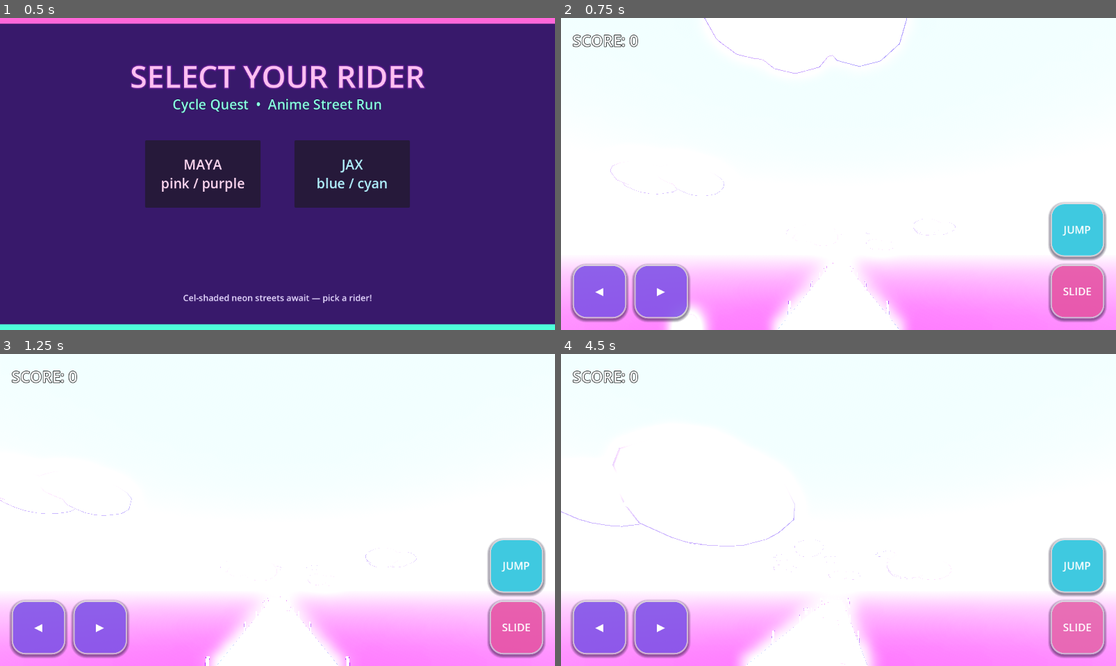
Above: before the commit, frames 1-4 (two rows, left to right).
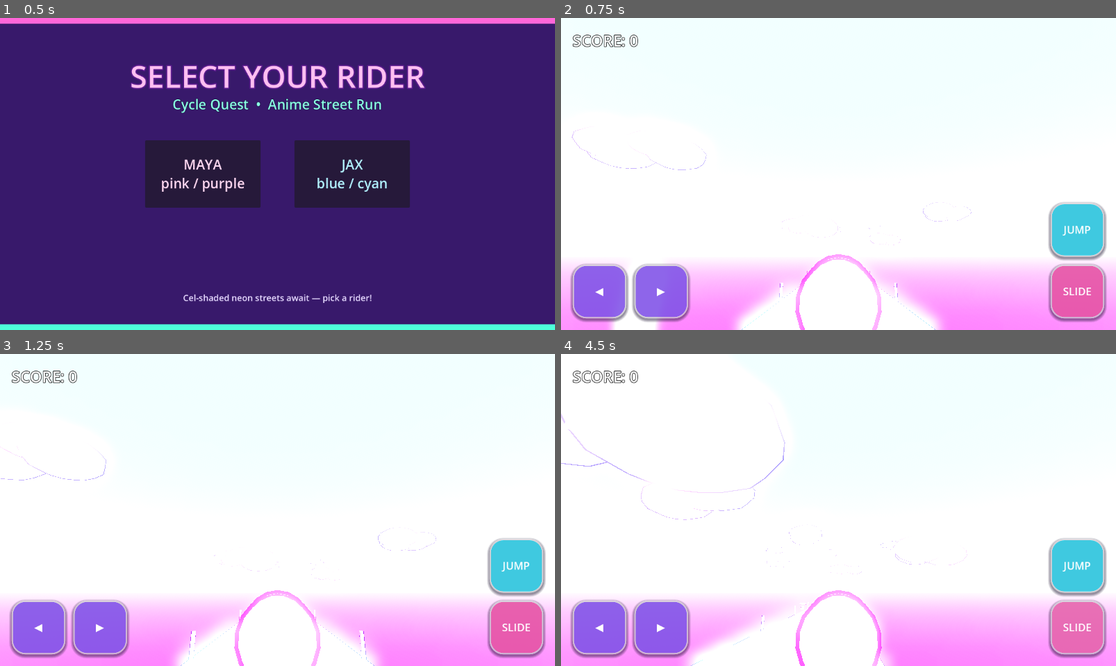
Above: after the commit, the same moments.

Repository: Nouh-jpg/CYCLE-QUEST
Game: Godot game, scene res://scenes/CharacterSelection.tscn
Two runs of this game, one before a commit and one after it. Both use one fixed random seed, a clock stepped at 60 frames per second and the inputs below.
Inputs:
- Up to frame 1 (0.5 s): no input
- Up to frame 2 (0.75 s): click "MAYA pink / purple" at 0.5 s
- Up to frame 3 (1.25 s): no input
- Up to frame 4 (4.5 s): click "◀" at 1.25 s; click "▶" at 2 s; click "JUMP" at 2.75 s; click "SLIDE" at 3.5 s; hold D (ui_right) from 4.28 s (still down)

Frame 1 is identical in both runs. In frame 2, 4.3% of the frame differs, in the area x 1-74%, y 0-100%; in frame 3, 3.0%; in frame 4, 3.5%.

Commit message:
Make rider clearly visible in chase camera
Bring camera closer/lower, scale anime rider+bike 1.55x with brighter
emission, keep glowing fallback capsule, and add rear hair silhouette
readable from the behind chase view.

Diff:
--- a/scenes/Main.tscn
+++ b/scenes/Main.tscn
@@ -96,9 +96,9 @@
 shape = SubResource("CapsuleShape_Player")
 
 [node name="Camera3D" type="Camera3D" parent="Player"]
-transform = Transform3D(1, 0, 0, 0, 0.939693, -0.34202, 0, 0.34202, 0.939693, 0, 5.5, 9)
+transform = Transform3D(1, 0, 0, 0, 0.947, -0.321, 0, 0.321, 0.947, 0, 3.2, 6.5)
 current = true
-fov = 70.0
+fov = 65.0
 
 [node name="Chaser" parent="." instance=ExtResource("3_chaser")]
 transform = Transform3D(1, 0, 0, 0, 1, 0, 0, 0, 1, 0, 0, 18)
--- a/scripts/Player.gd
+++ b/scripts/Player.gd
@@ -7,6 +7,7 @@
 const JUMP_FORCE := 8.0
 const GRAVITY := 20.0
 const SPEED_LINE_THRESHOLD := 20.0
+const VISUAL_SCALE := 1.55
 
 var target_lane := 0 # -1 Left, 0 Center, 1 Right
 var is_jumping := false
@@ -35,17 +36,20 @@
 		return
 	_visuals_applied = true
 
-	# Build anime rider + bike under Visual; hide greybox only after meshes exist.
+	# Bright fallback capsule stays visible as underglow so the rider never vanishes.
 	if mesh_instance:
 		var fallback := StandardMaterial3D.new()
-		fallback.albedo_color = Color(1.0, 0.45, 0.85)
+		fallback.albedo_color = Color(1.0, 0.55, 0.95)
 		fallback.emission_enabled = true
-		fallback.emission = Color(1.0, 0.45, 0.85)
-		fallback.emission_energy_multiplier = 0.25
+		fallback.emission = Color(1.0, 0.55, 0.95)
+		fallback.emission_energy_multiplier = 0.85
 		mesh_instance.material_override = fallback
+		mesh_instance.scale = Vector3(0.85, 0.85, 0.85)
+		mesh_instance.visible = true
 
 	visual_root = Node3D.new()
 	visual_root.name = "Visual"
+	visual_root.scale = Vector3(VISUAL_SCALE, VISUAL_SCALE, VISUAL_SCALE)
 	add_child(visual_root)
 
 	var is_maya := GameManager.selected_character == "Maya"
@@ -56,65 +60,108 @@
 	var bike_accent: Color = StyleKit.PALETTE["maya_bike_accent"] if is_maya else StyleKit.PALETTE["jax_bike_accent"]
 	var iris: Color = StyleKit.PALETTE["eye_iris_maya"] if is_maya else StyleKit.PALETTE["eye_iris_jax"]
 
-	# Body
-	_add_mesh(visual_root, _capsule(0.38, 1.15), Vector3(0, 0.95, 0), skin, {"outline_width": 0.04})
-
-	# Oversized anime eyes (white + iris + pupil)
+	# Body — brighter so silhouette reads on purple road
+	_add_mesh(visual_root, _capsule(0.42, 1.25), Vector3(0, 0.95, 0), skin, {
+		"outline_width": 0.045, "emission_strength": 0.35, "emission_color": skin, "base_glow": 0.25
+	})
+
+	# Bright face plate on -Z (front); still readable as color mass from sides
+	_add_mesh(visual_root, _box(Vector3(0.55, 0.45, 0.12)), Vector3(0, 1.35, -0.28), skin, {
+		"outline_width": 0.03, "emission_strength": 0.55, "emission_color": skin, "base_glow": 0.2
+	})
+
+	# Oversized anime eyes (white + iris + pupil) facing -Z (forward)
 	for side in [-1, 1]:
 		var eye_anchor := Node3D.new()
-		eye_anchor.position = Vector3(side * 0.22, 1.35, -0.32)
+		eye_anchor.position = Vector3(side * 0.22, 1.35, -0.36)
 		visual_root.add_child(eye_anchor)
 		_add_mesh(eye_anchor, _sphere(0.16), Vector3.ZERO, StyleKit.PALETTE["eye_white"], {
-			"outline_width": 0.02, "rim_amount": 0.15, "shade_threshold": 0.6
+			"outline_width": 0.02, "rim_amount": 0.15, "shade_threshold": 0.6, "emission_strength": 0.4, "emission_color": Color(1, 1, 1)
 		})
 		_add_mesh(eye_anchor, _sphere(0.095), Vector3(0, -0.01, -0.08), iris, {
-			"outline_width": 0.0, "emission_strength": 0.35, "emission_color": iris
+			"outline_width": 0.0, "emission_strength": 0.55, "emission_color": iris
 		})
 		_add_mesh(eye_anchor, _sphere(0.045), Vector3(0, -0.015, -0.12), StyleKit.PALETTE["eye_pupil"], {
 			"outline_width": 0.0, "rim_amount": 0.0
 		})
 
-	# Vibrant hair clumps
-	_add_mesh(visual_root, _sphere(0.42), Vector3(0, 1.55, 0.05), hair, {
-		"outline_width": 0.045, "rim_amount": 0.55, "emission_strength": 0.15, "emission_color": hair
-	})
-	_add_mesh(visual_root, _sphere(0.22), Vector3(-0.28, 1.5, 0.1), hair_dark, {"outline_width": 0.03})
-	_add_mesh(visual_root, _sphere(0.22), Vector3(0.28, 1.5, 0.1), hair_dark, {"outline_width": 0.03})
-	_add_mesh(visual_root, _sphere(0.18), Vector3(0, 1.7, -0.05), hair, {
-		"outline_width": 0.025, "emission_strength": 0.2, "emission_color": hair
-	})
+	# Vibrant hair — top + sides
+	_add_mesh(visual_root, _sphere(0.48), Vector3(0, 1.58, 0.05), hair, {
+		"outline_width": 0.05, "rim_amount": 0.55, "emission_strength": 0.55, "emission_color": hair, "base_glow": 0.2
+	})
+	_add_mesh(visual_root, _sphere(0.26), Vector3(-0.32, 1.52, 0.12), hair_dark, {
+		"outline_width": 0.03, "emission_strength": 0.4, "emission_color": hair_dark
+	})
+	_add_mesh(visual_root, _sphere(0.26), Vector3(0.32, 1.52, 0.12), hair_dark, {
+		"outline_width": 0.03, "emission_strength": 0.4, "emission_color": hair_dark
+	})
+	_add_mesh(visual_root, _sphere(0.2), Vector3(0, 1.78, -0.05), hair, {
+		"outline_width": 0.025, "emission_strength": 0.5, "emission_color": hair
+	})
+
+	# Large rear hair silhouette for chase-cam (camera sits on +Z looking -Z)
+	_add_mesh(visual_root, _sphere(0.55), Vector3(0, 1.45, 0.38), hair, {
+		"outline_width": 0.055, "emission_strength": 0.7, "emission_color": hair, "base_glow": 0.25
+	})
+	_add_mesh(visual_root, _sphere(0.32), Vector3(0, 1.15, 0.48), hair_dark, {
+		"outline_width": 0.04, "emission_strength": 0.55, "emission_color": hair_dark
+	})
+	_add_mesh(visual_root, _box(Vector3(0.55, 0.7, 0.28)), Vector3(0, 1.25, 0.42), hair, {
+		"outline_width": 0.04, "emission_strength": 0.6, "emission_color": hair
+	})
+
 	if is_maya:
 		# Side bangs / twin poofs
-		_add_mesh(visual_root, _sphere(0.16), Vector3(-0.35, 1.25, 0.05), hair, {"outline_width": 0.025})
-		_add_mesh(visual_root, _sphere(0.16), Vector3(0.35, 1.25, 0.05), hair, {"outline_width": 0.025})
+		_add_mesh(visual_root, _sphere(0.18), Vector3(-0.38, 1.25, 0.08), hair, {
+			"outline_width": 0.025, "emission_strength": 0.45, "emission_color": hair
+		})
+		_add_mesh(visual_root, _sphere(0.18), Vector3(0.38, 1.25, 0.08), hair, {
+			"outline_width": 0.025, "emission_strength": 0.45, "emission_color": hair
+		})
+		# Twin rear tails readable from behind
+		_add_mesh(visual_root, _sphere(0.2), Vector3(-0.28, 1.05, 0.55), hair, {
+			"outline_width": 0.03, "emission_strength": 0.65, "emission_color": hair
+		})
+		_add_mesh(visual_root, _sphere(0.2), Vector3(0.28, 1.05, 0.55), hair, {
+			"outline_width": 0.03, "emission_strength": 0.65, "emission_color": hair
+		})
 	else:
 		# Spiky cyan tufts
-		_add_mesh(visual_root, _box(Vector3(0.18, 0.35, 0.18)), Vector3(-0.2, 1.75, 0), hair, {"outline_width": 0.02})
-		_add_mesh(visual_root, _box(Vector3(0.18, 0.4, 0.18)), Vector3(0.15, 1.8, 0.05), hair_dark, {"outline_width": 0.02})
-
-	# Chunky colorful bike
+		_add_mesh(visual_root, _box(Vector3(0.2, 0.4, 0.2)), Vector3(-0.22, 1.82, 0.05), hair, {
+			"outline_width": 0.02, "emission_strength": 0.5, "emission_color": hair
+		})
+		_add_mesh(visual_root, _box(Vector3(0.2, 0.45, 0.2)), Vector3(0.18, 1.88, 0.1), hair_dark, {
+			"outline_width": 0.02, "emission_strength": 0.5, "emission_color": hair_dark
+		})
+		# Rear spike mass for chase-cam
+		_add_mesh(visual_root, _box(Vector3(0.35, 0.55, 0.25)), Vector3(0, 1.55, 0.5), hair, {
+			"outline_width": 0.03, "emission_strength": 0.7, "emission_color": hair
+		})
+
+	# Chunky colorful bike — scaled up and brighter
 	var bike_root := Node3D.new()
 	bike_root.name = "Bike"
-	bike_root.position = Vector3(0, 0.15, 0.15)
+	bike_root.position = Vector3(0, 0.12, 0.15)
 	visual_root.add_child(bike_root)
-	_add_mesh(bike_root, _box(Vector3(0.7, 0.35, 1.4)), Vector3(0, 0.35, 0), bike, {
-		"outline_width": 0.04, "rim_amount": 0.5, "emission_strength": 0.25, "emission_color": bike
-	})
-	_add_mesh(bike_root, _box(Vector3(0.85, 0.2, 0.55)), Vector3(0, 0.55, -0.35), bike_accent, {
-		"outline_width": 0.03, "emission_strength": 0.4, "emission_color": bike_accent
+	_add_mesh(bike_root, _box(Vector3(0.85, 0.4, 1.55)), Vector3(0, 0.38, 0), bike, {
+		"outline_width": 0.045, "rim_amount": 0.5, "emission_strength": 0.55, "emission_color": bike, "base_glow": 0.22
+	})
+	_add_mesh(bike_root, _box(Vector3(0.95, 0.22, 0.6)), Vector3(0, 0.6, -0.38), bike_accent, {
+		"outline_width": 0.035, "emission_strength": 0.75, "emission_color": bike_accent
+	})
+	# Rear fender / seat glow — readable from chase cam
+	_add_mesh(bike_root, _box(Vector3(0.75, 0.28, 0.45)), Vector3(0, 0.5, 0.55), bike_accent, {
+		"outline_width": 0.03, "emission_strength": 0.85, "emission_color": bike_accent
 	})
 	# Wheels
-	for wz in [-0.5, 0.55]:
-		_add_mesh(bike_root, _cylinder(0.32, 0.14), Vector3(0, 0.32, wz), Color(0.12, 0.1, 0.2), {
-			"outline_width": 0.025, "shade_color": Color(0.05, 0.05, 0.1)
+	for wz in [-0.55, 0.6]:
+		_add_mesh(bike_root, _cylinder(0.36, 0.16), Vector3(0, 0.36, wz), Color(0.12, 0.1, 0.2), {
+			"outline_width": 0.028, "shade_color": Color(0.05, 0.05, 0.1), "emission_strength": 0.15, "emission_color": Color(0.3, 0.25, 0.5)
 		}).rotation_degrees.z = 90.0
 	# Neon accent strip
-	_add_mesh(bike_root, _box(Vector3(0.15, 0.08, 1.1)), Vector3(0, 0.2, 0), StyleKit.PALETTE["neon"], {
-		"outline_width": 0.0, "emission_strength": 1.8, "emission_color": StyleKit.PALETTE["neon"], "rim_amount": 0.0
-	})
-
-	if mesh_instance:
-		mesh_instance.visible = false
+	_add_mesh(bike_root, _box(Vector3(0.18, 0.1, 1.25)), Vector3(0, 0.22, 0), StyleKit.PALETTE["neon"], {
+		"outline_width": 0.0, "emission_strength": 2.2, "emission_color": StyleKit.PALETTE["neon"], "rim_amount": 0.0
+	})
 
 func _add_mesh(parent: Node3D, mesh: Mesh, pos: Vector3, color: Color, opts: Dictionary = {}) -> MeshInstance3D:
 	var mi := MeshInstance3D.new()
@@ -279,9 +326,10 @@
 		return
 	if _squash_tween and _squash_tween.is_valid():
 		_squash_tween.kill()
+	var base := Vector3(VISUAL_SCALE, VISUAL_SCALE, VISUAL_SCALE)
 	_squash_tween = create_tween()
-	_squash_tween.tween_property(visual_root, "scale", scale_to, duration * 0.45).set_trans(Tween.TRANS_QUAD).set_ease(Tween.EASE_OUT)
-	_squash_tween.tween_property(visual_root, "scale", Vector3.ONE, duration * 0.55).set_trans(Tween.TRANS_BOUNCE).set_ease(Tween.EASE_OUT)
+	_squash_tween.tween_property(visual_root, "scale", scale_to * VISUAL_SCALE, duration * 0.45).set_trans(Tween.TRANS_QUAD).set_ease(Tween.EASE_OUT)
+	_squash_tween.tween_property(visual_root, "scale", base, duration * 0.55).set_trans(Tween.TRANS_BOUNCE).set_ease(Tween.EASE_OUT)
 
 func _burst_dust() -> void:
 	if dust_particles == null:
@@ -301,7 +349,7 @@
 		collision_shape.scale.y = 0.5
 		collision_shape.position.y = -0.25
 	if visual_root:
-		visual_root.scale = Vector3(1.15, 0.55, 1.15)
+		visual_root.scale = Vector3(1.15, 0.55, 1.15) * VISUAL_SCALE
 	elif mesh_instance:
 		mesh_instance.scale.y = 0.5
 	await get_tree().create_timer(0.8).timeout
@@ -309,7 +357,7 @@
 		collision_shape.scale.y = 1.0
 		collision_shape.position.y = 0.0
 	if visual_root:
-		visual_root.scale = Vector3.ONE
+		visual_root.scale = Vector3(VISUAL_SCALE, VISUAL_SCALE, VISUAL_SCALE)
 	elif mesh_instance:
 		mesh_instance.scale.y = 1.0
 	is_sliding = false
